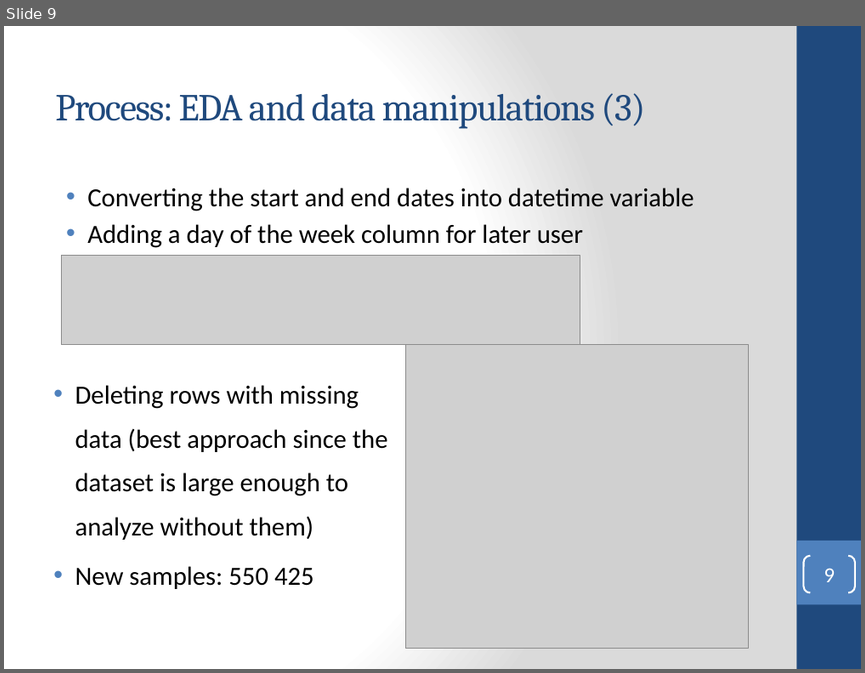
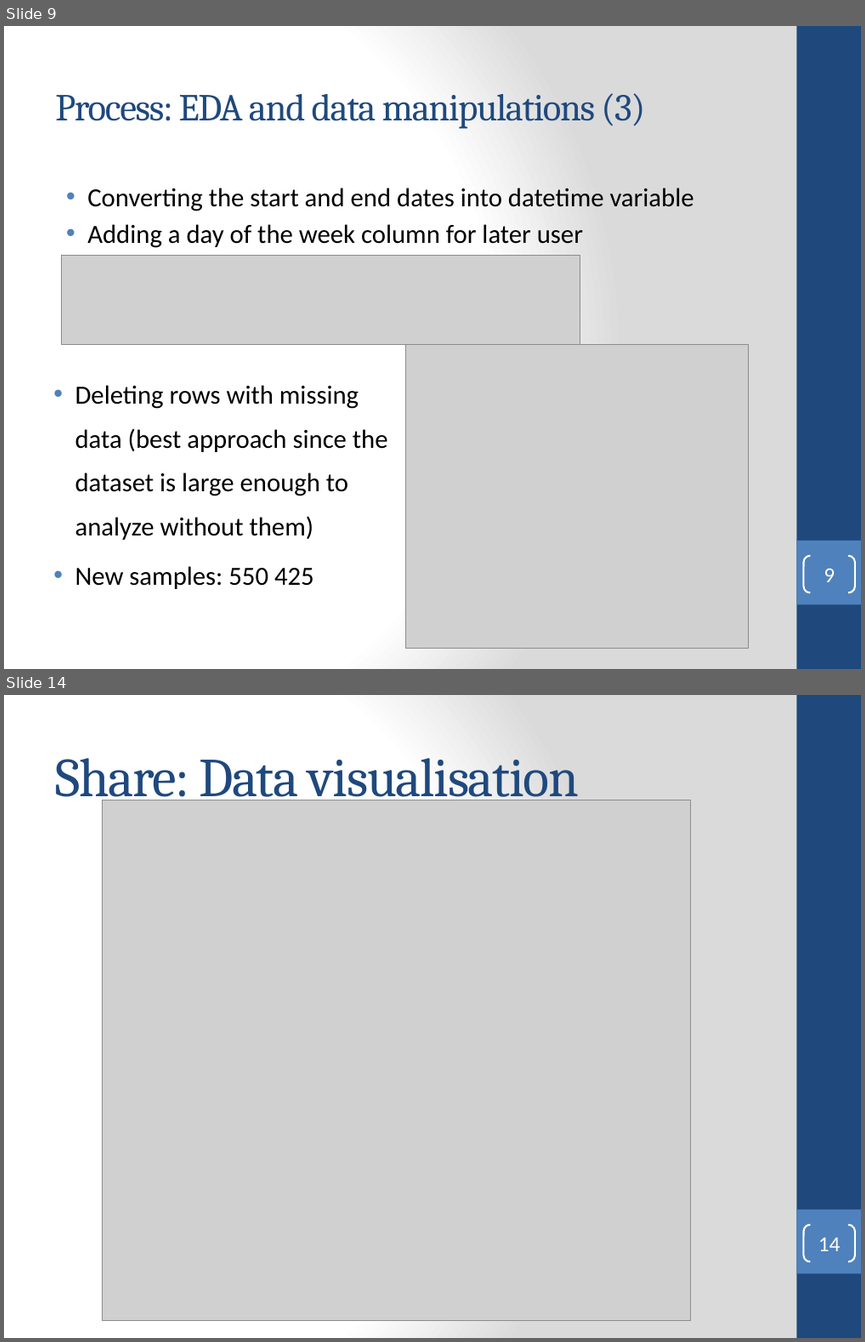
Before and after one commit to dicetvincet/Google-data-analytics-certificate, a slide deck: Google analytics Capstone.pptx. Shown one above the other, each under a label of ours: slide 9 before the commit, slides 9 and 14 after it; the slides between them are not shown. The pictures are 865x673 and 865x1342 pixels, drawn with LibreOffice and Linux fonts; fonts in the diff are those of the drawing; grey boxes stand for pictures. Boxes give left, top, right and bottom in pixels: in the first picture for what was removed or moved away, otherwise in the second. Text is boxed around its words. In the diff, an @@ line names an element or a change of style, - is before the commit and + after.

```diff
--- a/Google analytics Capstone.pptx
+++ b/Google analytics Capstone.pptx
@@ slide 14 added at bbox=[4, 695, 861, 1338], background gradient #FFFFFF to #DADADA; not listed: 2 template elements that a slide beside it also shows @@
@@ title added at bbox=[55, 758, 579, 808], 46 pt, text #1F497D @@
+Share: Data visualisation
@@ picture added at bbox=[102, 800, 690, 1321] @@
@@ page number added at bbox=[803, 1225, 855, 1261], outline #FFFFFF 1.5 pt, 18 pt, text #FFFFFF @@
+14
```
Also in this commit, not shown: 5 slides changed, 6 other slides added, 1 other file.
